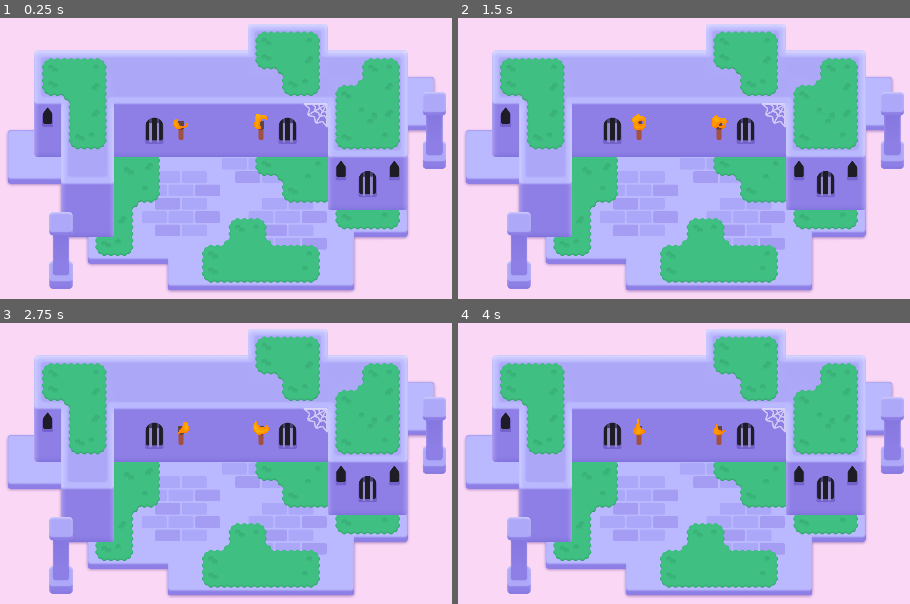
Above: before the commit, frames 1-4 (two rows, left to right).
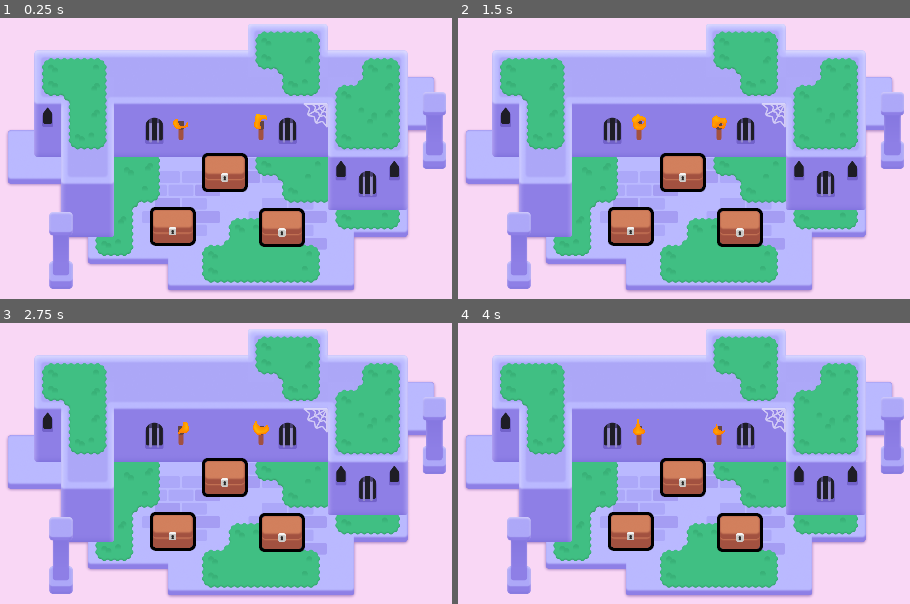
Above: after the commit, the same moments.

Repository: Sam7643/2d-GameDev-Courses
Game: Godot game, scene res://lessons/mini_dungeon.tscn
Same seed, same stepped clock (60 frames per second), same inputs: the game is played once before the commit and once after it.
Inputs (mouse positions are in pixels of both pictures, inside the frame that each line leads up to):
- Up to frame 1 (0.25 s): no input
- Up to frame 2 (1.5 s): tap Enter at 0.5 s; move the mouse to (855, 152) at 0.52 s; press the mouse at (855, 152) at 0.53 s; hold D (move_right) 0.53-1.28 s; tap Space at 0.77 s; move the mouse to (516, 197) at 1.27 s; release the mouse at (516, 197) at 1.28 s; hold S (move_down) from 1.28 s (still down); right-click (516, 197) at 1.35 s; click (516, 197) at 1.42 s
- Up to frame 3 (2.75 s): tap Space at 1.52 s; move the mouse to (302, 382) at 2.02 s; release S (move_down) at 2.03 s; hold D (move_right) from 2.03 s (still down); tap Z at 2.1 s; click (302, 382) at 2.17 s
- Up to frame 4 (4 s): move the mouse to (638, 570) at 2.77 s; release D (move_right) at 2.78 s; hold W (move_up) 2.78-3.53 s; click (638, 570) at 2.85 s; tap Space at 3.02, 3.77 s; move the mouse to (outside the picture) at 3.52 s; hold A (move_left) from 3.53 s (still down); hold Right mouse button (right_click) from 3.53 s (still down); click (outside the picture) at 3.67 s

The runs differ from the first frame. In frame 1, 4.2% of the frame differs, in the area x 33-68%, y 48-82%; in frame 2, 4.2%; in frame 3, 4.2%; in frame 4, 4.2%.

Commit message:
M6. L3. The outline thickens

Diff:
--- /dev/null
+++ b/M06.looting_workbook/chest.gd
@@ -0,0 +1,19 @@
+extends Area2D
+
+@onready var canvas_group: CanvasGroup = $CanvasGroup
+
+func _ready() -> void:
+	mouse_entered.connect(_on_mouse_entered)
+	mouse_exited.connect(_on_mouse_exited)
+	canvas_group.material.set_shader_parameter("line_thickness", 3.0)
+
+func _on_mouse_entered() -> void:
+	var tween := create_tween()
+	tween.tween_method(set_outline_thickness, 3.0, 6.0, 0.08)
+
+func _on_mouse_exited() -> void:
+	var tween := create_tween()
+	tween.tween_method(set_outline_thickness, 6.0, 3.0, 0.08)
+
+func set_outline_thickness(new_thickness: float) -> void:
+	canvas_group.material.set_shader_parameter("line_thickness", new_thickness)
--- a/M06.looting_workbook/chest.tscn
+++ b/M06.looting_workbook/chest.tscn
@@ -1,7 +1,8 @@
-[gd_scene load_steps=7 format=3 uid="uid://b6hypcdu005o8"]
+[gd_scene load_steps=8 format=3 uid="uid://b6hypcdu005o8"]
 
 [ext_resource type="Texture2D" uid="uid://c3hwsm5ugp8qw" path="res://lessons/chest/bottom.png" id="1_dx0lc"]
 [ext_resource type="Shader" path="res://lessons/chest/group_outline.gdshader" id="1_fn11s"]
+[ext_resource type="Script" path="res://chest.gd" id="1_k1i7x"]
 [ext_resource type="Texture2D" uid="uid://bnem1cahhoxdk" path="res://lessons/chest/top.png" id="2_gyljb"]
 [ext_resource type="Texture2D" uid="uid://bu2jin246nel5" path="res://lessons/chest/lock.png" id="3_keerc"]
 
@@ -9,12 +10,14 @@
 size = Vector2(95, 78)
 
 [sub_resource type="ShaderMaterial" id="ShaderMaterial_nmu8o"]
+resource_local_to_scene = true
 shader = ExtResource("1_fn11s")
 shader_parameter/line_color = Color(0, 0, 0, 1)
-shader_parameter/line_thickness = 6.0
+shader_parameter/line_thickness = 5.0
 shader_parameter/viewport_scale = Vector2(1, 1)
 
 [node name="Chest" type="Area2D"]
+script = ExtResource("1_k1i7x")
 
 [node name="CollisionShape2D" type="CollisionShape2D" parent="."]
 visible = false
--- a/M06.looting_workbook/lessons/mini_dungeon.tscn
+++ b/M06.looting_workbook/lessons/mini_dungeon.tscn
@@ -6,6 +6,7 @@
 [ext_resource type="Texture2D" uid="uid://c1rgncfgjxefj" path="res://assets/dungeon/pillar.png" id="4_gq228"]
 [ext_resource type="Texture2D" uid="uid://l0y1k1obencd" path="res://assets/dungeon/spider_web.png" id="5_ywba7"]
 [ext_resource type="PackedScene" uid="uid://eundh35r605v" path="res://assets/torch/torch.tscn" id="6_fokey"]
+[ext_resource type="PackedScene" uid="uid://b6hypcdu005o8" path="res://chest.tscn" id="7_sgj3d"]
 
 [sub_resource type="TileSetAtlasSource" id="TileSetAtlasSource_6s4s5"]
 texture = ExtResource("1_sym7n")
@@ -321,3 +322,12 @@
 mouse_filter = 2
 color = Color(0.977546, 0.842183, 0.960847, 1)
 metadata/_edit_lock_ = true
+
+[node name="Chest" parent="." instance=ExtResource("7_sgj3d")]
+position = Vector2(584, 229)
+
+[node name="Chest2" parent="." instance=ExtResource("7_sgj3d")]
+position = Vector2(459, 358)
+
+[node name="Chest3" parent="." instance=ExtResource("7_sgj3d")]
+position = Vector2(721, 361)
Not shown: 1 places in M06.looting_workbook/lessons/mini_dungeon.tscn that only renumber resources
